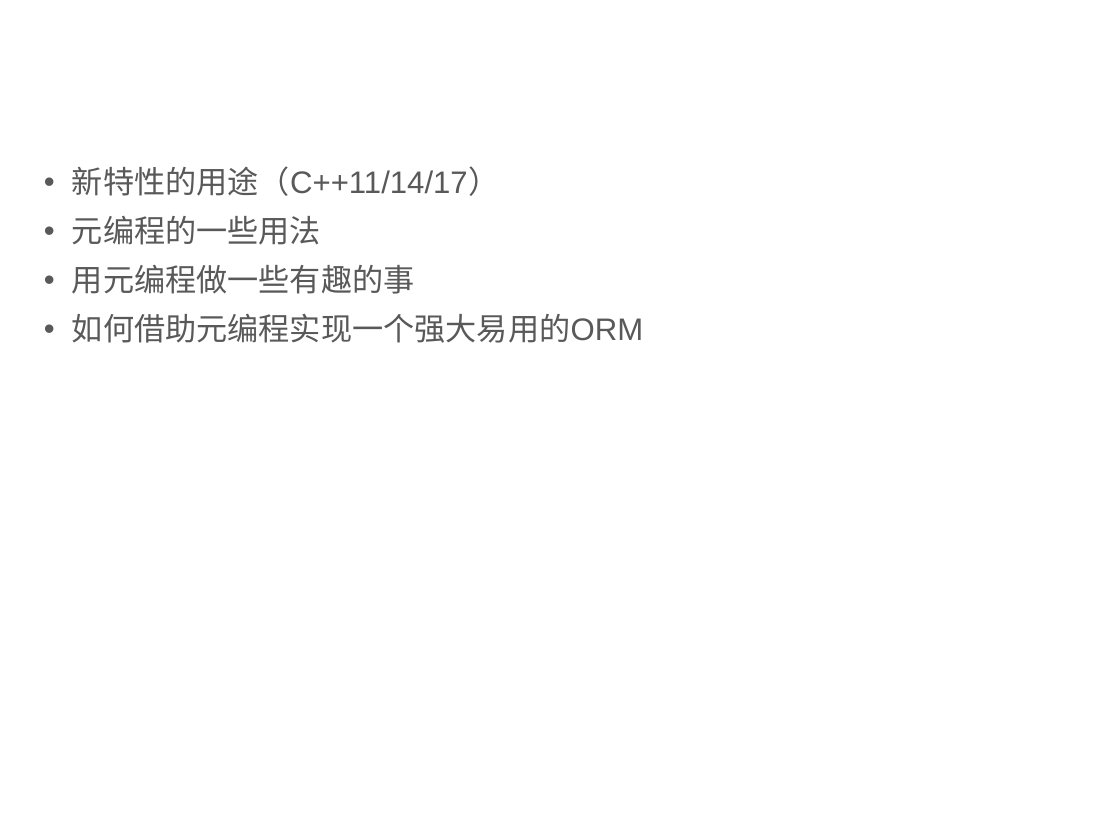
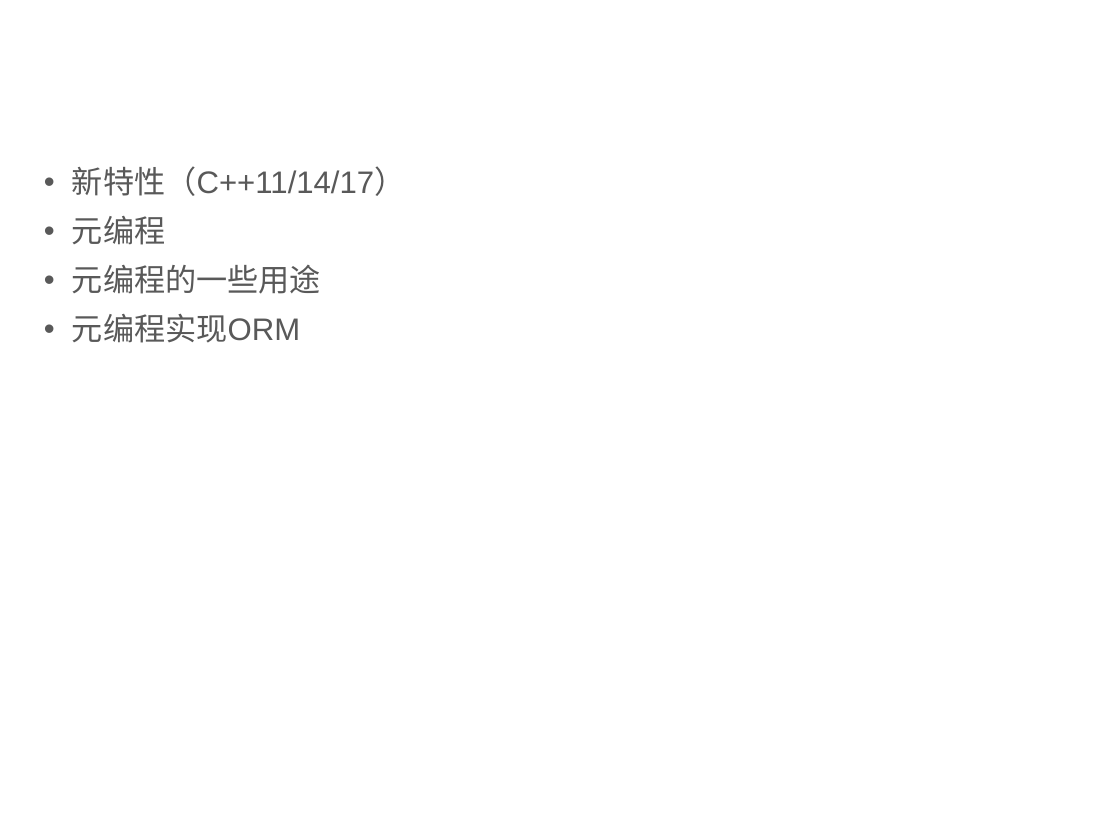
Before and after one commit to qicosmos/cppcon2017, a slide deck: slide 3 of CPP-Summit.pptx. Drawn at 1120x840 pixels with LibreOffice and Linux fonts; fonts in the diff are those of the drawing; background and template pictures are left out. Boxes give left, top, right and bottom in pixels: in the first picture for what was removed or moved away, otherwise in the second. Text is boxed around its words. In the diff, an @@ line names an element or a change of style, - is before the commit and + after.

Commit message:
update

```diff
--- a/CPP-Summit.pptx
+++ b/CPP-Summit.pptx
@@ text at [72, 166, 406, 343]: text changed @@
-• 新特性的用途（C++11/14/17）
-• 元编程的一些用法
-• 用元编程做一些有趣的事
-• 如何借助元编程实现一个强大易用的ORM
+• 新特性（C++11/14/17）
+• 元编程
+• 元编程的一些用途
+• 元编程实现ORM
```
Also in this commit, not shown: 1 other slide changed, 4 slides added.
